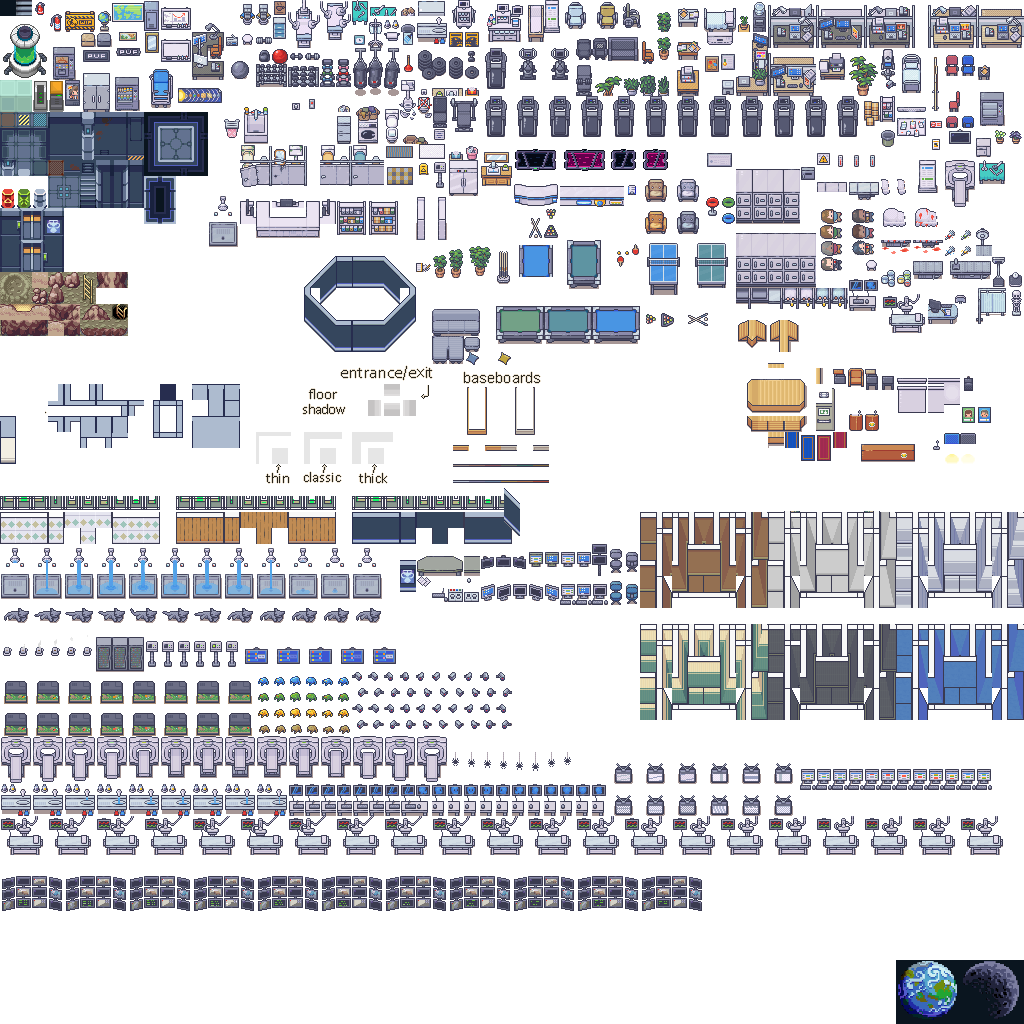
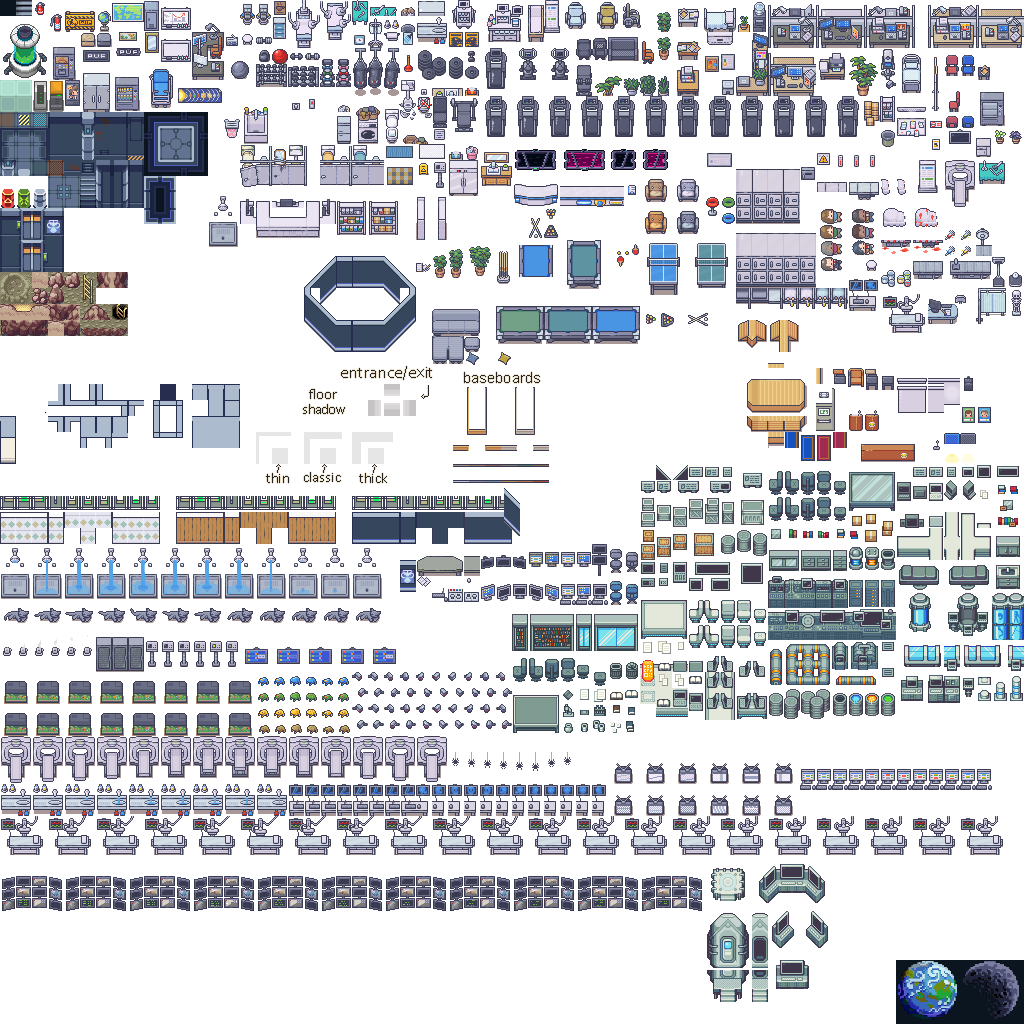
Layer changes from the first 1024 x 1024 image to the second:
added layer "Calque 330" above "Calque 329" over (512, 614, 638, 733)
added layer "Calque 329" above "Calque 328" over (707, 864, 828, 1002)
added layer "Calque 328" above "Calque 327" over (901, 593, 1024, 703)
added layer "Calque 327" above "Calque 326" over (897, 465, 1020, 590)
added layer "Calque 326" above "Calque 320" over (640, 465, 896, 720)
removed layer "Calque 174" over (640, 511, 1024, 720)
